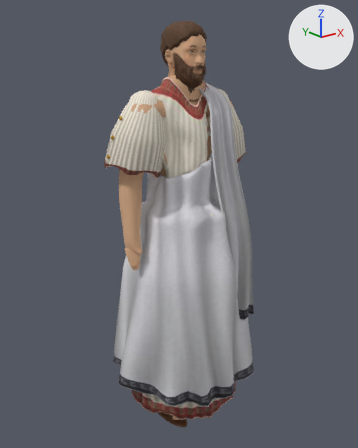
A saved change to the glTF model modelos/personaje_ciudadano.glb.
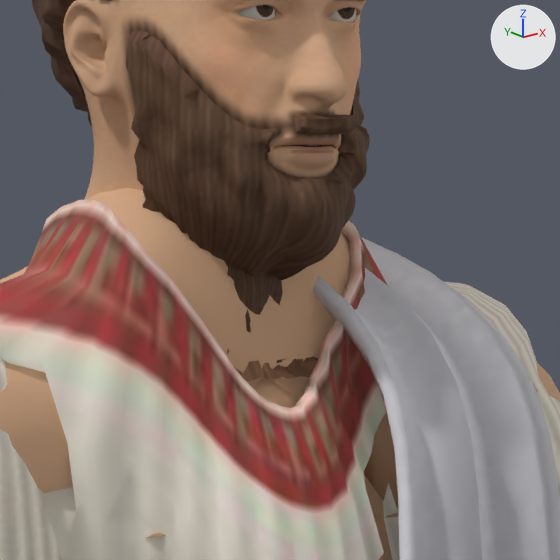
Each version is shown whole from a camera (50 mm lens) standing at (-1.344, -1.652, 1.598) and looking at (-0.005, 0.022, 0.928), then close up on the part from 44% to 65% of the width and 11% to 28% of the height. Lighting does not change. The marker at upper right points along +X, +Y and +Z. The older version's two pictures come first. Vertices at exactly the same position are counted once.

The first close-up shows 'ciudadano_barba', 'ciudadano_cabeza', 'ciudadano_cuerpo', 'ciudadano_ojos', 'ciudadano_pelo', 'himation_extremo', 'manga', 'manga.001', 'quiton'.
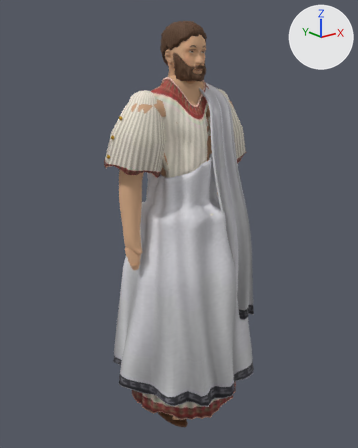
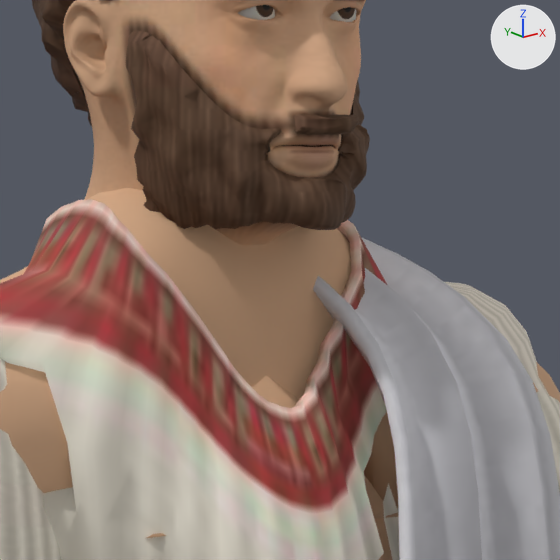
Changed parts and their boxes (x1, y1, x2, y2) in the close-ups (560 x 560 px):
'ciudadano_barba', reshaped: before (126, 31, 370, 381); after (126, 31, 370, 230)
part 1 of me_ciudadano_barba, cut back: before (142, 191, 351, 381); after (143, 191, 351, 230)
part 2 of me_ciudadano_barba, surface changed: before (208, 224, 342, 244)

Patch to the scene script:
```diff
--- a/modelos/personaje_ciudadano.glb.py
+++ b/modelos/personaje_ciudadano.glb.py
@@ me_ciudadano_barba @@
 # used by ob_ciudadano_barba; location = (0.0, 0.0, 0.0)
-me_ciudadano_barba.from_pydata(...)  # 2607 vertices, 4628 faces; spans x -0.107..0.104, y -0.117..-0.01, z 1.43..1.652
+me_ciudadano_barba.from_pydata(...)  # 1998 vertices, 3424 faces; spans x -0.074..0.075, y -0.117..-0.01, z 1.55..1.652
+# me_ciudadano_barba part 1: 90 vertices moved from x -0.057..0.056, y -0.11..-0.017, z 1.542..1.581 to x -0.052..0.056, y -0.109..-0.014, z 1.55..1.576; 711 vertices removed from x -0.107..0.104, y -0.102..-0.01, z 1.43..1.583; 102 vertices added at x -0.058..0.057, y -0.092..-0.016, z 1.55..1.58
+# me_ciudadano_barba part 2: 33 kept faces spanning x -0.039..0.037, y -0.103..-0.014, z 1.55..1.579 get new texture (UV) coordinates
 me_ciudadano_barba.materials.append(mat_ciudadano_barba)
```
